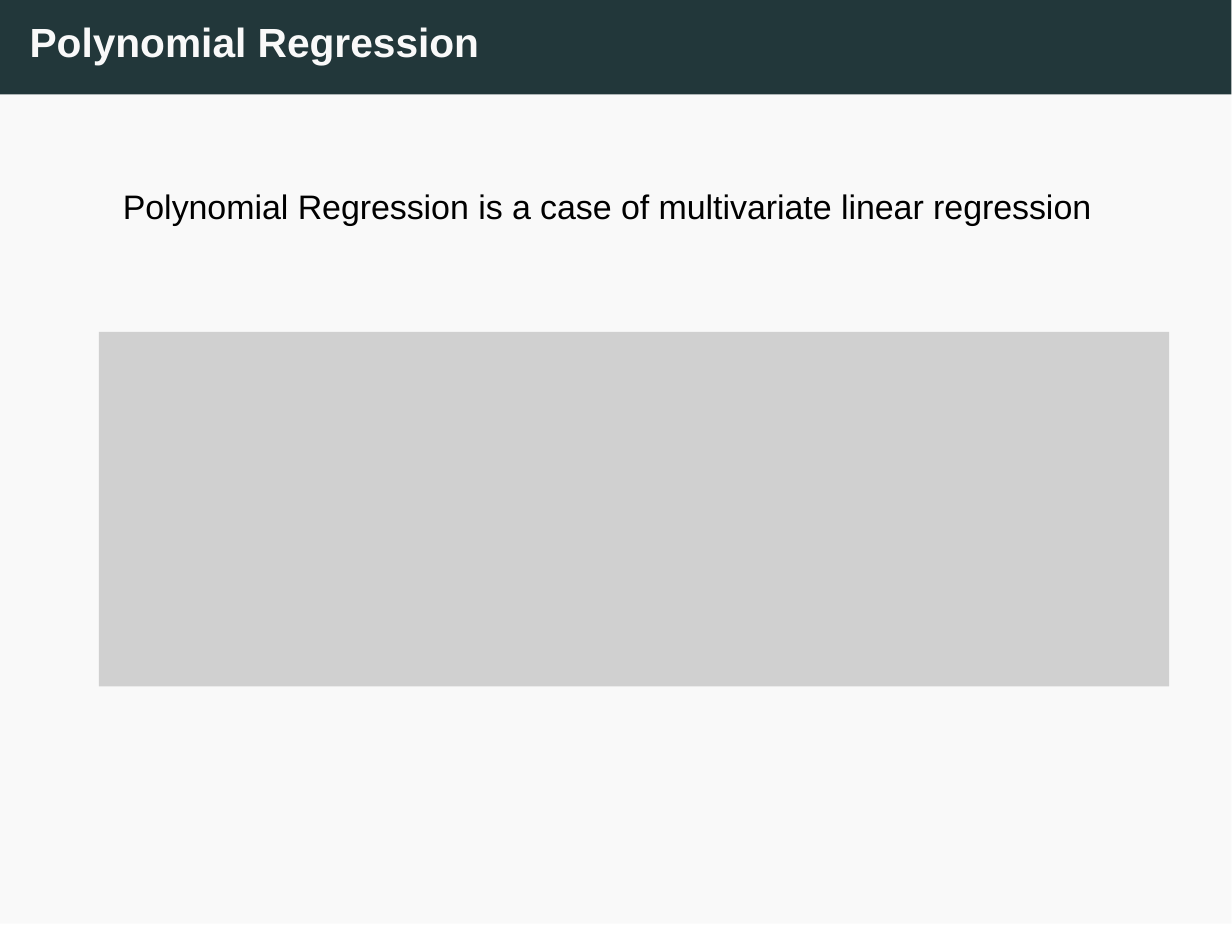
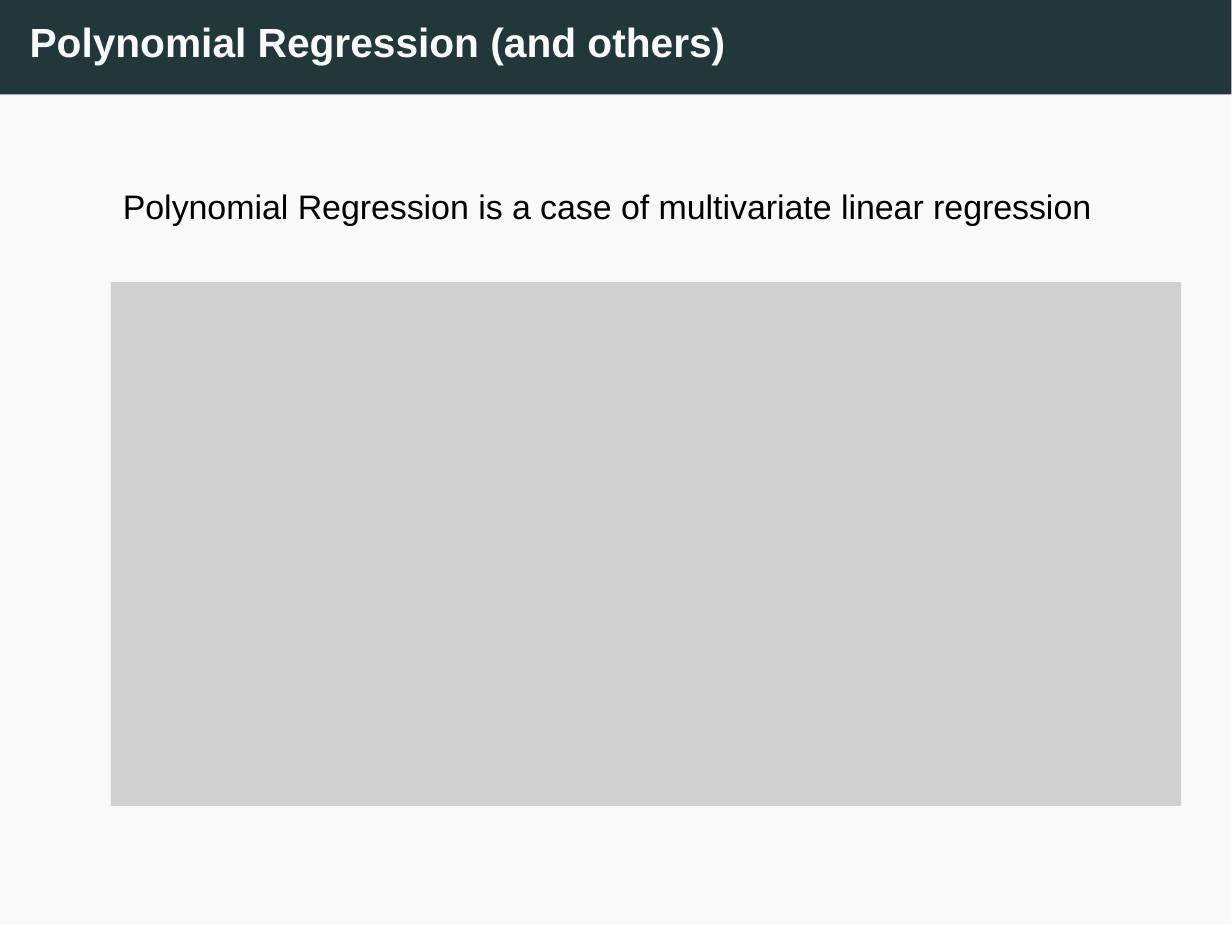
Before and after one commit to edlym96/linear-regression-workshop, a slide deck: slide 36 of slides/L3_Linear_draft.pptx. Drawn at 1232x925 pixels with LibreOffice and Linux fonts; fonts in the diff are those of the drawing; grey boxes stand for pictures. Boxes give left, top, right and bottom in pixels: in the first picture for what was removed or moved away, otherwise in the second. Text is boxed around its words. In the diff, an @@ line names an element or a change of style, - is before the commit and + after.

```diff
--- a/slides/L3_Linear_draft.pptx
+++ b/slides/L3_Linear_draft.pptx
@@ title at (30, 27, 725, 65): text changed @@
-Polynomial Regression
+Polynomial Regression (and others)
@@ picture: place and size @@
-picture at (98, 332, 1168, 687)
+picture at (110, 281, 1181, 804)
```
Also in this commit, not shown: 3 other files.
